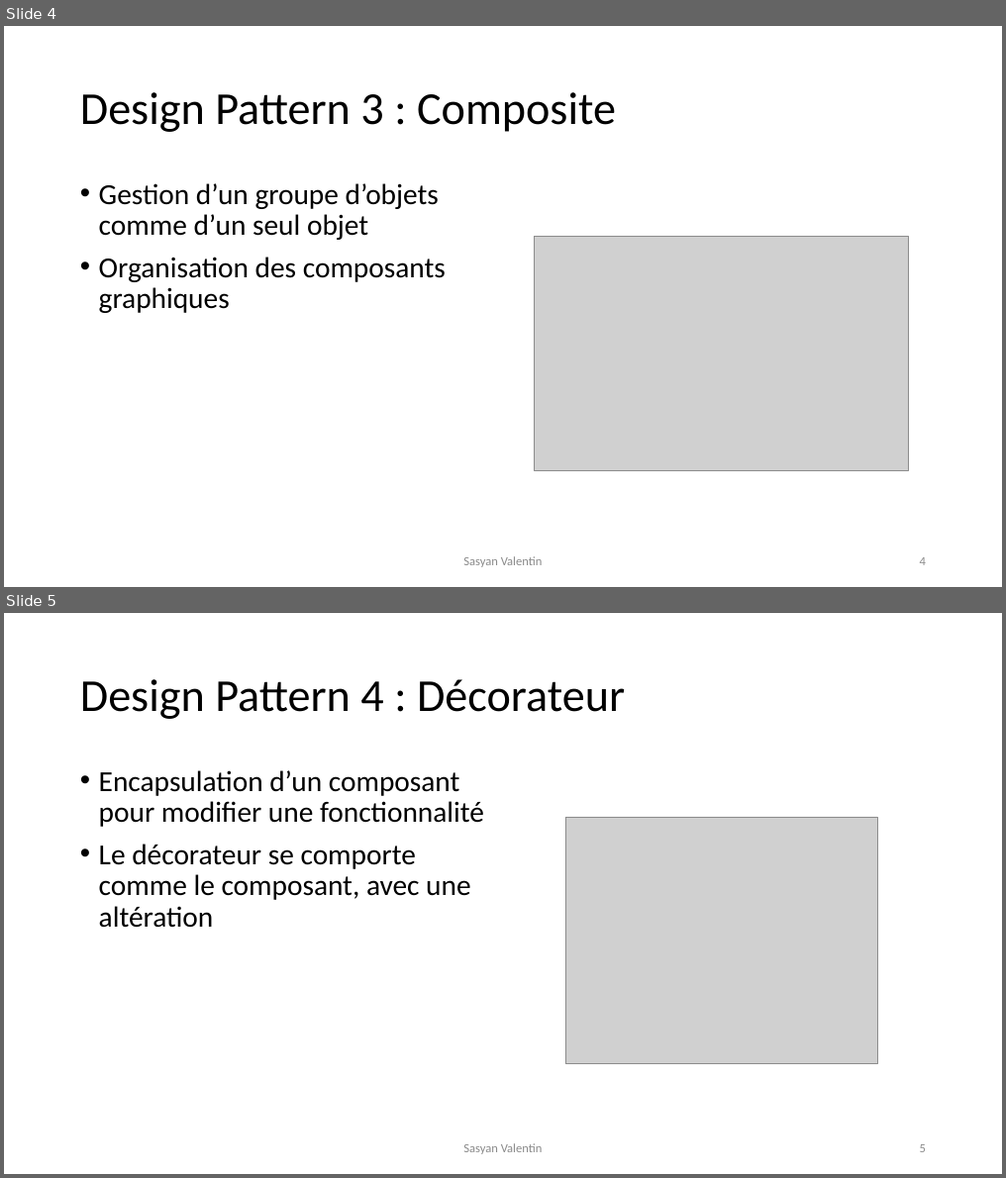
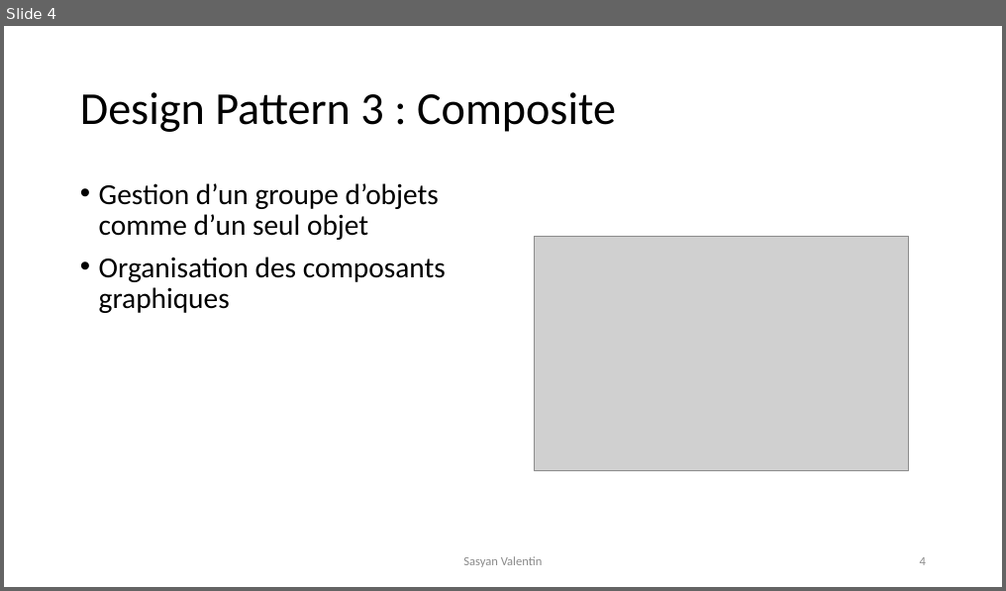
Before and after one commit to VSasyan/AndroidENSG, a slide deck: 0_ressources/design_patterns.pptx. Shown one above the other, each under a label of ours: slides 4 and 5 before the commit, slide 4 after it. The pictures are 1006x1178 and 1006x591 pixels, drawn with LibreOffice and Linux fonts; fonts in the diff are those of the drawing; grey boxes stand for pictures. Boxes give left, top, right and bottom in pixels: in the first picture for what was removed or moved away, otherwise in the second. Text is boxed around its words. In the diff, an @@ line names an element or a change of style, - is before the commit and + after.

```diff
--- a/0_ressources/design_patterns.pptx
+++ b/0_ressources/design_patterns.pptx
@@ slide 5 removed at [4,613,1002,1174], background #FFFFFF @@
@@ title removed at [80,679,625,719] @@
-Design Pattern 4 : Décorateur
@@ text removed at [99,770,484,928] @@
-• Encapsulation d’un composant pour modifier une fonctionnalité
-• Le décorateur se comporte comme le composant, avec une altération
@@ picture removed at [565,817,877,1063] @@
@@ text removed at [463,1144,543,1155] @@
-Sasyan Valentin
@@ page number removed at [920,1145,926,1153] @@
-5
```
Also in this commit, not shown: 1 slide changed, 9 other files.
